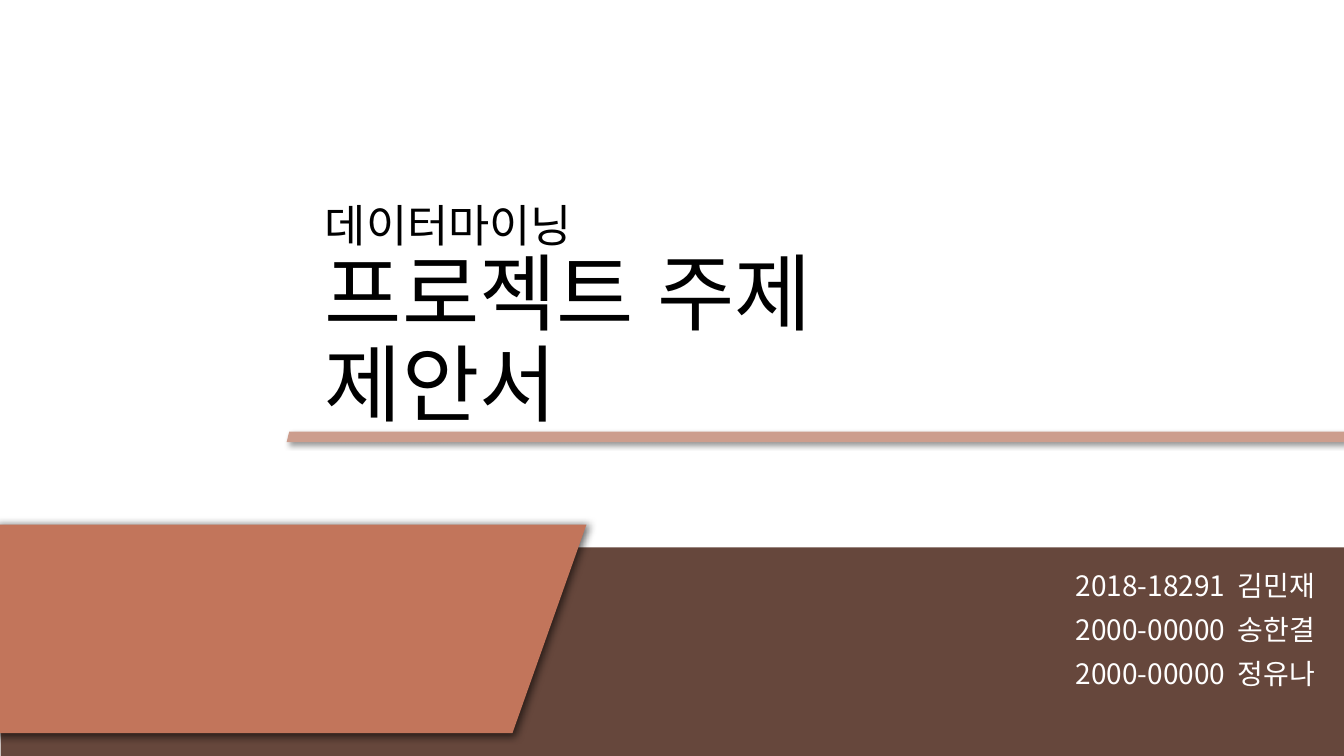
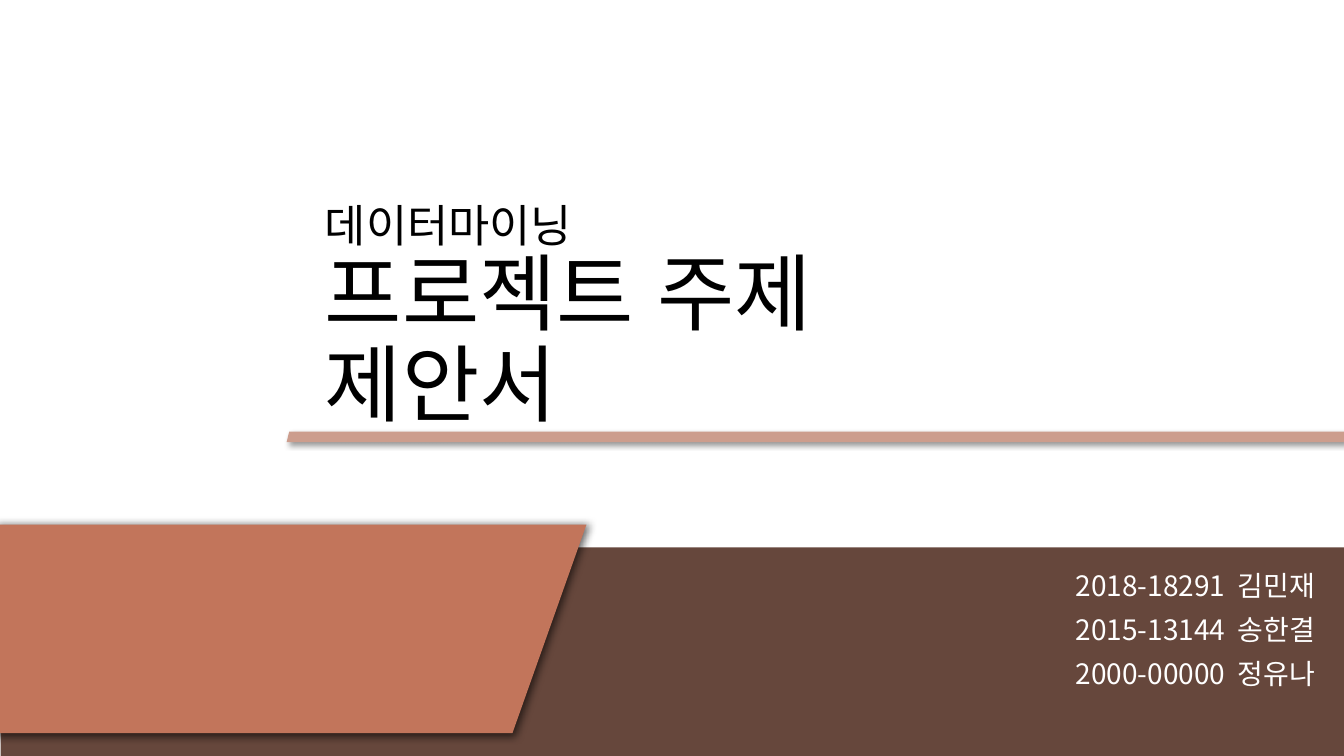
Before and after one commit to yoona3316/Datamining_subway, a slide deck: slide 1 of 프로젝트 중간발표_김민재, 송한결, 정유나.pptx. Drawn at 1344x756 pixels with LibreOffice and Linux fonts; fonts in the diff are those of the drawing. Boxes give left, top, right and bottom in pixels: in the first picture for what was removed or moved away, otherwise in the second. Text is boxed around its words. In the diff, an @@ line names an element or a change of style, - is before the commit and + after.

```diff
--- a/프로젝트 중간발표_김민재, 송한결, 정유나.pptx
+++ b/프로젝트 중간발표_김민재, 송한결, 정유나.pptx
@@ subtitle at (1076, 617, 1315, 642): text changed @@
-2000-00000 송한결
+2015-13144 송한결
```
Also in this commit, not shown: 2 slides added, 2 slides removed.
